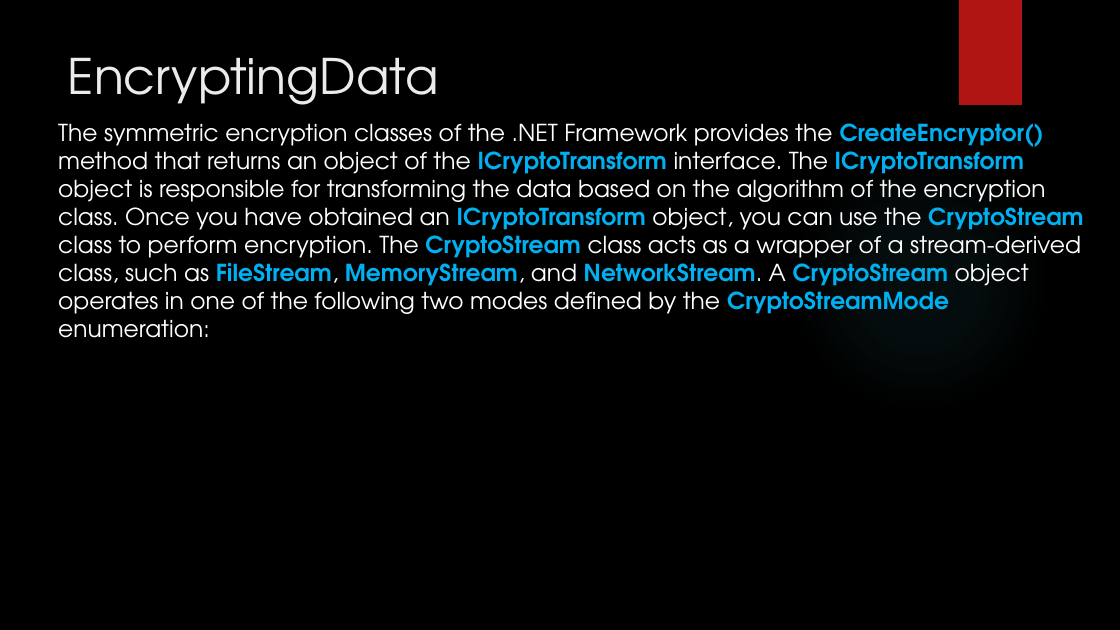
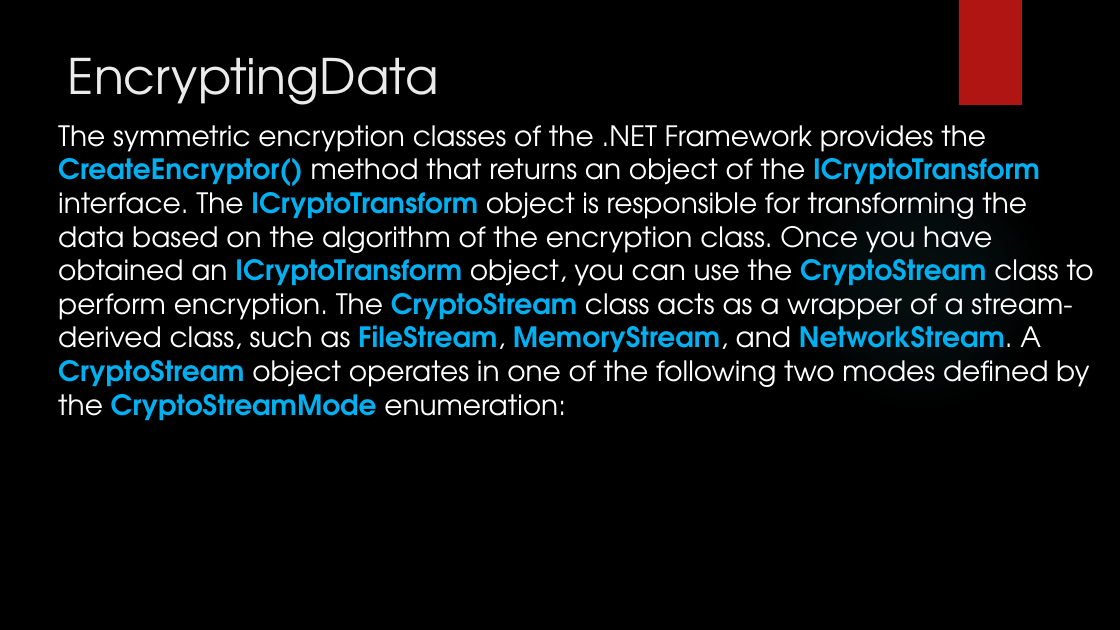
Before and after one commit to Salmanmasood/Cryptography, a slide deck: slide 11 of Encrypting and Decrypting Data.pptx. Drawn at 1120x630 pixels with LibreOffice and Linux fonts; fonts in the diff are those of the drawing; background and template pictures are left out. Boxes give left, top, right and bottom in pixels: in the first picture for what was removed or moved away, otherwise in the second. Text is boxed around its words. In the diff, an @@ line names an element or a change of style, - is before the commit and + after.

```diff
--- a/Encrypting and Decrypting Data.pptx
+++ b/Encrypting and Decrypting Data.pptx
@@ text "The symmetric encryption classes of ..." at bbox=[58, 125, 1094, 421]: size 20 to 24 pt @@
```
Also in this commit, not shown: 3 slides added.
